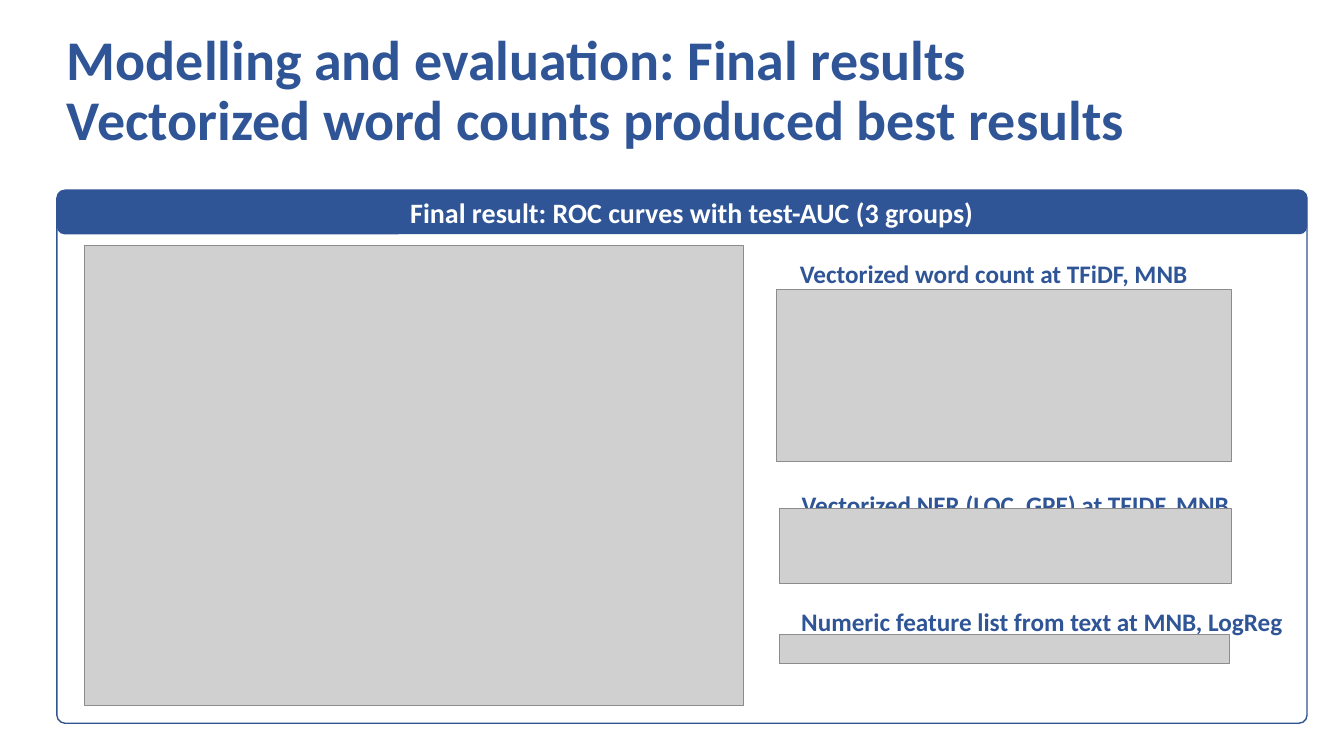
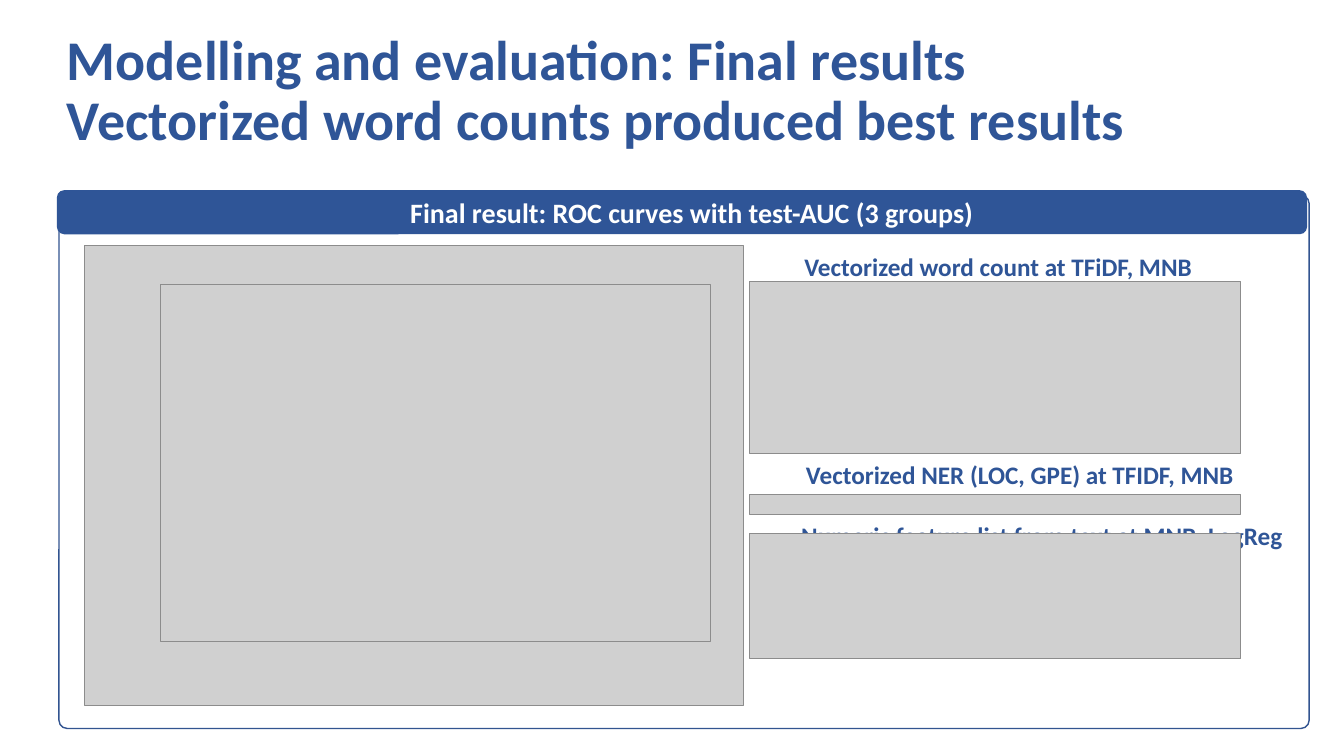
Before and after one commit to TTD-JPO/TDD-project, a slide deck: slide 10 of TDDetection_JED-PeW-OCF_2021009.pptx. Drawn at 1344x756 pixels with LibreOffice and Linux fonts; fonts in the diff are those of the drawing; grey boxes stand for pictures; background and template pictures are left out. Boxes give left, top, right and bottom in pixels: in the first picture for what was removed or moved away, otherwise in the second. Text is boxed around its words. In the diff, an @@ line names an element or a change of style, - is before the commit and + after.

```diff
--- a/TDDetection_JED-PeW-OCF_2021009.pptx
+++ b/TDDetection_JED-PeW-OCF_2021009.pptx
@@ rounded rectangle: place and size @@
-rounded rectangle at [56,191,1307,724]
+rounded rectangle at [59,196,1310,729]
@@ text "Vectorized word count at TFiDF, ...": place and size @@
-text "Vectorized word count at TFiDF, ..." at [800,265,1187,290]
+text "Vectorized word count at TFiDF, ..." at [804,258,1192,283]
@@ picture added at [160,284,711,641] @@
@@ picture: place and size @@
-picture at [777,289,1232,462]
+picture at [750,281,1241,454]
@@ text "Vectorized NER (LOC, GPE) at ..." rewrapped from [802,493,1229,509] to [806,465,1234,488] @@
@@ picture added at [750,495,1241,515] @@
@@ picture removed at [780,509,1232,585] @@
@@ picture added at [750,534,1241,659] @@
@@ text "Numeric feature list from text ...": place and size @@
-text "Numeric feature list from text ..." at [801,613,1282,637]
+text "Numeric feature list from text ..." at [801,524,1282,551]
@@ picture removed at [779,634,1229,664] @@
```
Also in this commit, not shown: 2 other slides changed.
